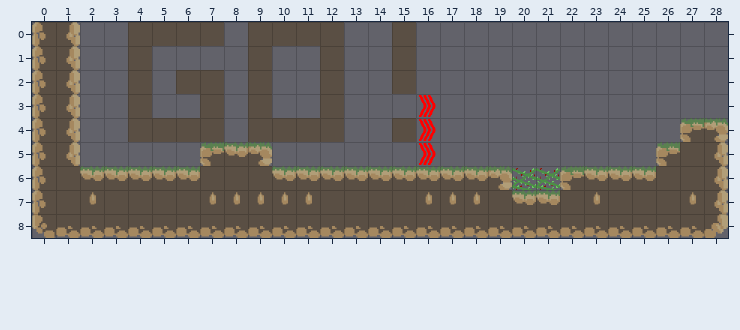
Tiled map: assets/startmap.tmx. The first picture shows the starting point.
Cells are 32x32 px. Shown: x 0..28, y 0..8.
The same view after the edit:
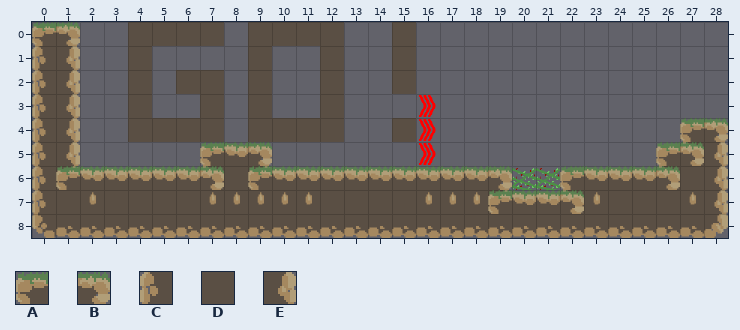
Key: from "Town": A 4, B 6, C 11, D 12, E 13.
_ is an empty cell.
The edit:
Layer "Background":
The author put tile C in row 5 at x 27; in row 6 at x 7 and 26; in row 7 at x 22.
The author put tile E in row 6 at x 1 and 9; in row 7 at x 19.
Layer "Platforms":
Tile C becomes tile A in row 0 at x 0.
Tile D becomes tile A in row 6 at x 1 and 9; in row 7 at x 19.
Tile D becomes tile B in row 5 at x 27; in row 6 at x 7 and 26; in row 7 at x 22.
Tile E becomes tile B in row 0 at x 1.
Where, in picture pixels (left, top, right, bottom), the same in both pictures:
changed: (32, 22, 80, 46)
changed: (656, 142, 704, 190)
changed: (56, 166, 80, 190)
changed: (200, 166, 224, 190)
changed: (248, 166, 272, 190)
changed: (488, 190, 512, 214)
changed: (560, 190, 584, 214)
